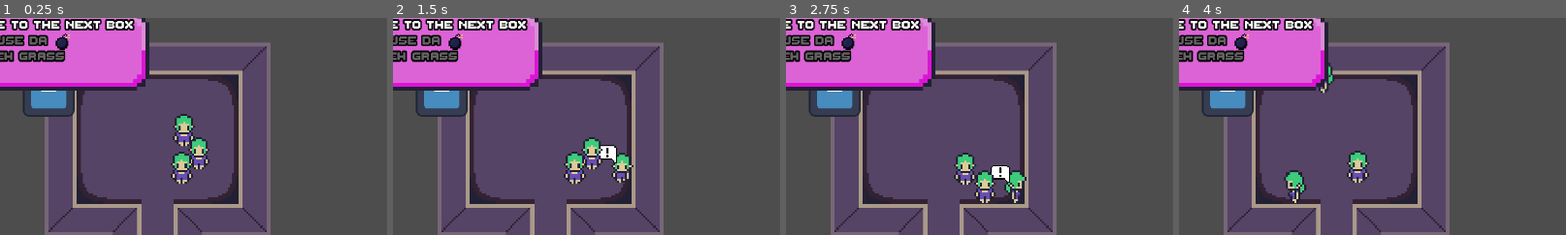
Above: before the commit, frames 1-4 (left to right).
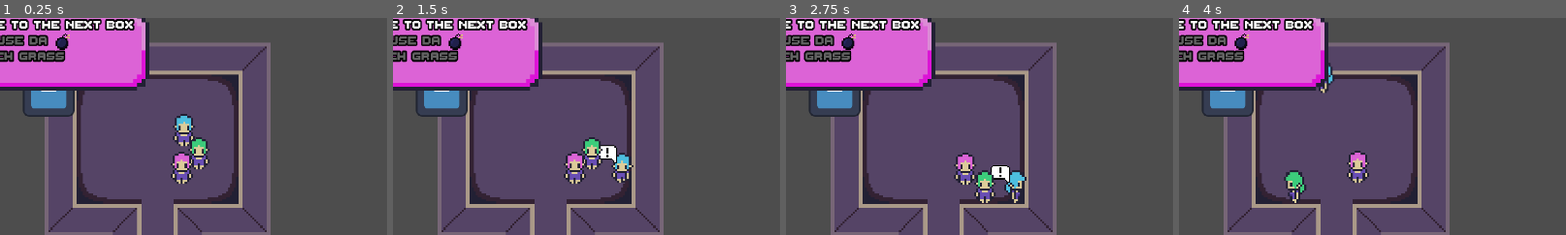
Above: after the commit, the same moments.

Repository: Nebulea-dev/Task-tastrophe
Game: Godot game, scene res://Level1.tscn
Same seed, same stepped clock (60 frames per second), same inputs: the game is played once before the commit and once after it. The engine's default icon, where the game draws it, is replaced by a stand-in: a white triangle on a blue panel in a dark square.
Inputs:
- Up to frame 1 (0.25 s): no input
- Up to frame 2 (1.5 s): tap Enter at 0.5 s; hold D (player1_right) 0.53-1.28 s; tap Q (player1_kick) at 0.6 s; tap Space at 1.25 s; hold S (player1_down) from 1.28 s (still down); tap E (player1_ping) at 1.35 s
- Up to frame 3 (2.75 s): tap Enter at 2 s; release S (player1_down) at 2.03 s; hold D (player1_right) from 2.03 s (still down); hold Down (player2_down) from 2.03 s (still down)
- Up to frame 4 (4 s): tap Space at 2.75 s; release D (player1_right) at 2.78 s; release Down (player2_down) at 2.78 s; hold W (player1_up) 2.78-3.53 s; tap Keypad 1 (player2_kick) at 2.85 s; hold A (player1_left) from 3.53 s (still down); hold Left (player2_left) from 3.53 s (still down)
The pictures show only the part of the screen within x 7-57%, y 2-52%; the shares and areas given below are measured in that part.

The runs differ from the first frame. In frame 1, 0.3% of the frame differs, in the area x 45-50%, y 45-70%; in frame 2, 0.3%; in frame 3, 0.4%, in the area x 44-62%, y 62-81%; in frame 4, 0.2%.

Commit message:
feat: Multiple players color

Diff:
--- a/objects/managers/players_manager.gd
+++ b/objects/managers/players_manager.gd
@@ -6,6 +6,8 @@
 
 var nb_players: int = 3
 
+var list_sprites: Array[CompressedTexture2D] = [load("res://Aseprite/Character_Blue.png"), load("res://Aseprite/Character_Green.png"), load("res://Aseprite/Character_Pink.png"), load("res://Aseprite/Character_Yellow.png")]
+
 
 # TODO setup player positions with the map
 
@@ -13,6 +15,7 @@
 func _ready() -> void:
 	for id in range(nb_players):
 		var player = res_player.instantiate()
+		player.get_node("./PrincipalSprite").texture = list_sprites[id]
 		player.playerIndex = id
 		player.set_global_position(Vector2(randi_range(0, 100), randi_range(0, 100)))
 
--- a/objects/player/Player.tscn
+++ b/objects/player/Player.tscn
@@ -17,7 +17,7 @@
 tracks/0/type = "value"
 tracks/0/imported = false
 tracks/0/enabled = true
-tracks/0/path = NodePath("Icon:frame")
+tracks/0/path = NodePath("PrincipalSprite:frame")
 tracks/0/interp = 1
 tracks/0/loop_wrap = false
 tracks/0/keys = {
@@ -33,7 +33,7 @@
 tracks/0/type = "value"
 tracks/0/imported = false
 tracks/0/enabled = true
-tracks/0/path = NodePath("Icon:frame")
+tracks/0/path = NodePath("PrincipalSprite:frame")
 tracks/0/interp = 1
 tracks/0/loop_wrap = false
 tracks/0/keys = {
@@ -49,7 +49,7 @@
 tracks/0/type = "value"
 tracks/0/imported = false
 tracks/0/enabled = true
-tracks/0/path = NodePath("Icon:frame")
+tracks/0/path = NodePath("PrincipalSprite:frame")
 tracks/0/interp = 1
 tracks/0/loop_wrap = false
 tracks/0/keys = {
@@ -65,7 +65,7 @@
 tracks/0/type = "value"
 tracks/0/imported = false
 tracks/0/enabled = true
-tracks/0/path = NodePath("Icon:frame")
+tracks/0/path = NodePath("PrincipalSprite:frame")
 tracks/0/interp = 1
 tracks/0/loop_wrap = false
 tracks/0/keys = {
@@ -88,7 +88,7 @@
 collision_mask = 67
 script = ExtResource("1_6fskp")
 
-[node name="Icon" type="Sprite2D" parent="."]
+[node name="PrincipalSprite" type="Sprite2D" parent="."]
 texture_filter = 1
 position = Vector2(3, 1)
 scale = Vector2(5, 5)
